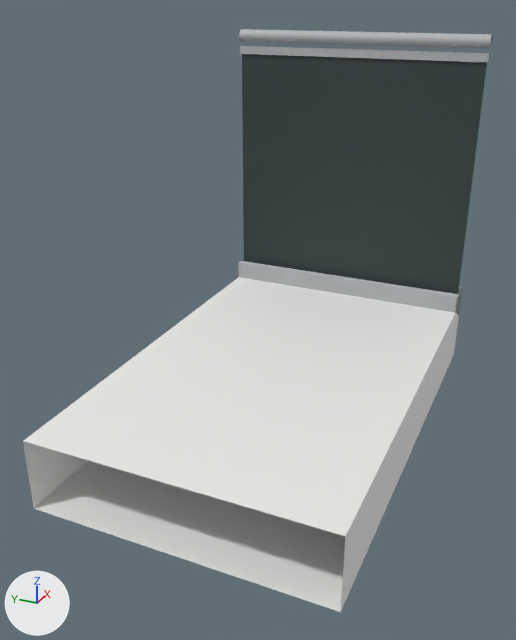
One commit to the glTF model LIMINAL V13/data/models/walkway_glass.glb: the scene before it, then after it.
Camera for both pictures: a 50 mm lens placed at (-1.34, -0.87, 1.21), pointed at (0.7, 0.05, 0.19). Arrows for +X, +Y and +Z are at lower left; the lights stay in place. The first picture is the older version. Vertices at exactly the same position are counted once.

Script lines for the objects in view, before the commit:
```python
mat_look_glass__glas_bruestung = principled_material('look=glass #glas_bruestung')
mat_look_glass__glas_bruestung.base_color = (0.0331, 0.0509, 0.0509)  # dark grey #334040
mat_look_glass__glas_bruestung.roughness = 0.6
me_galerie = bpy.data.meshes.new('galerie')
me_galerie.from_pydata(...)  # 106 vertices, 136 faces; spans x 0.0..1.6, y -0.5..0.5, z -0.25..1.07
# faces by material slot: [12, 2, 112, 4, 6]
me_galerie.materials.append(mat_look_concrete_tex_concrete_white_r_1_2__beton_weiss)  # white #ededeb
me_galerie.materials.append(mat_look_rubber_r_0_9__fuge_silikon)  # dark grey #6b6b69
me_galerie.materials.append(mat_look_metal_r_0_55_m_0_45__edelstahl)  # grey #b3b5b8
me_galerie.materials.append(mat_look_glass__glas_bruestung)  # dark grey #334040
me_galerie.materials.append(mat_look_glass__glas_kante)  # dark green #407361
ob_galerie = bpy.data.objects.new('galerie', me_galerie)
ob_galerie.location = (0.0, 0.0, 0.0)
```
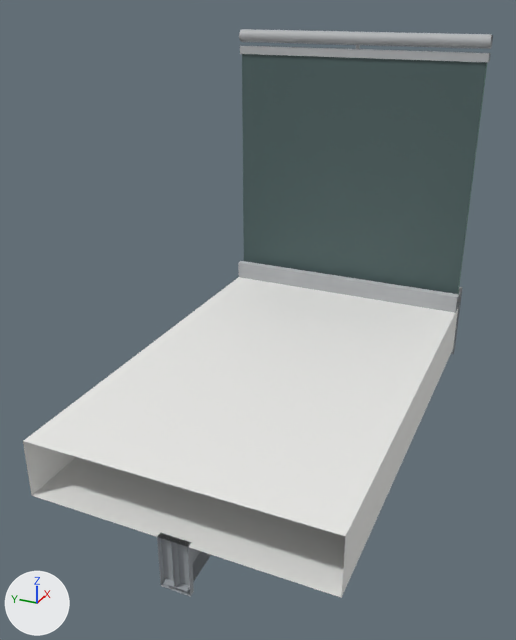
The change, as a list of edits to the scene's bpy script:
```text
Change mat_look_glass__glas_bruestung:
    mat_look_glass__glas_bruestung.base_color: (0.0331, 0.0509, 0.0509) -> (0.0732, 0.119, 0.119)  # dark grey #334040 -> greyish cyan #4c6161
Add mat_look_paint_r_0_7_m_0_3__stahl_gestrichen:
    mat_look_paint_r_0_7_m_0_3__stahl_gestrichen = principled_material('look=paint r=0.7 m=0.3 #stahl_gestrichen')
    mat_look_paint_r_0_7_m_0_3__stahl_gestrichen.base_color = (0.342, 0.367, 0.393)  # grey #9ea3a8
    mat_look_paint_r_0_7_m_0_3__stahl_gestrichen.roughness = 0.6
Add mat_look_paint_r_0_9__schwarz:
    mat_look_paint_r_0_9__schwarz = principled_material('look=paint r=0.9 #schwarz')
    mat_look_paint_r_0_9__schwarz.base_color = (0.0031, 0.0031, 0.0031)  # black #0a0a0a
    mat_look_paint_r_0_9__schwarz.roughness = 0.6
Add mat_look_glass__glas_spiegelung:
    mat_look_glass__glas_spiegelung = principled_material('look=glass #glas_spiegelung')
    mat_look_glass__glas_spiegelung.base_color = (0.263, 0.342, 0.342)  # grey #8c9e9e
    mat_look_glass__glas_spiegelung.roughness = 0.6
Change me_galerie:
    used by ob_galerie; location = (0.0, 0.0, 0.0)
    remove me_galerie.from_pydata(...)  # 106 vertices, 136 faces; spans x 0.0..1.6, y -0.5..0.5, z -0.25..1.07
    add me_galerie.from_pydata(...)  # 170 vertices, 182 faces; spans x 0.0..1.61, y -0.5..0.5, z -0.38..1.07
    me_galerie part 1
    8 vertices are removed from x 0.0..1.6, y -0.5..0.5, z -0.25..-0.06
    14 faces are deleted
    60 vertices are added at x 0.0..1.61, y -0.5..0.48, z -0.38..1.03
    7 new vertices lie (0.0, 1.0, 0.0) away from vertices in x 0.0..1.61, y -0.5, z -0.25..0.0
    5 new vertices lie (0.0, 0.08, 0.0) away from vertices in x 0.0..1.55, y -0.3..0.05, z -0.37..0.99
    6 new faces join them, mat_look_concrete_tex_concrete_white_r_1_2__beton_weiss (white #ededeb)
    28 new faces join them, mat_look_paint_r_0_7_m_0_3__stahl_gestrichen (grey #9ea3a8)
    8 new faces join them, mat_look_paint_r_0_9__schwarz (black #0a0a0a)
    14 new faces join them, mat_look_metal_r_0_55_m_0_45__edelstahl (grey #b3b5b8)
    4 new faces join them, mat_look_glass__glas_spiegelung (grey #8c9e9e)
    remove me_galerie.materials.append(mat_look_rubber_r_0_9__fuge_silikon)  # dark grey #6b6b69
    add me_galerie.materials.append(mat_look_paint_r_0_7_m_0_3__stahl_gestrichen)  # grey #9ea3a8
    add me_galerie.materials.append(mat_look_paint_r_0_9__schwarz)  # black #0a0a0a
    add me_galerie.materials.append(mat_look_glass__glas_spiegelung)  # grey #8c9e9e
```

Boxes (x1, y1, x2, y2) around the edits, measured in the pictures (516 x 640 px):
'galerie', reshaped
    before: (23, 29, 493, 612)
    after: (23, 29, 493, 598)
part 1 of me_galerie, built on
    before: (23, 288, 462, 612)
    after: (23, 44, 462, 598)
